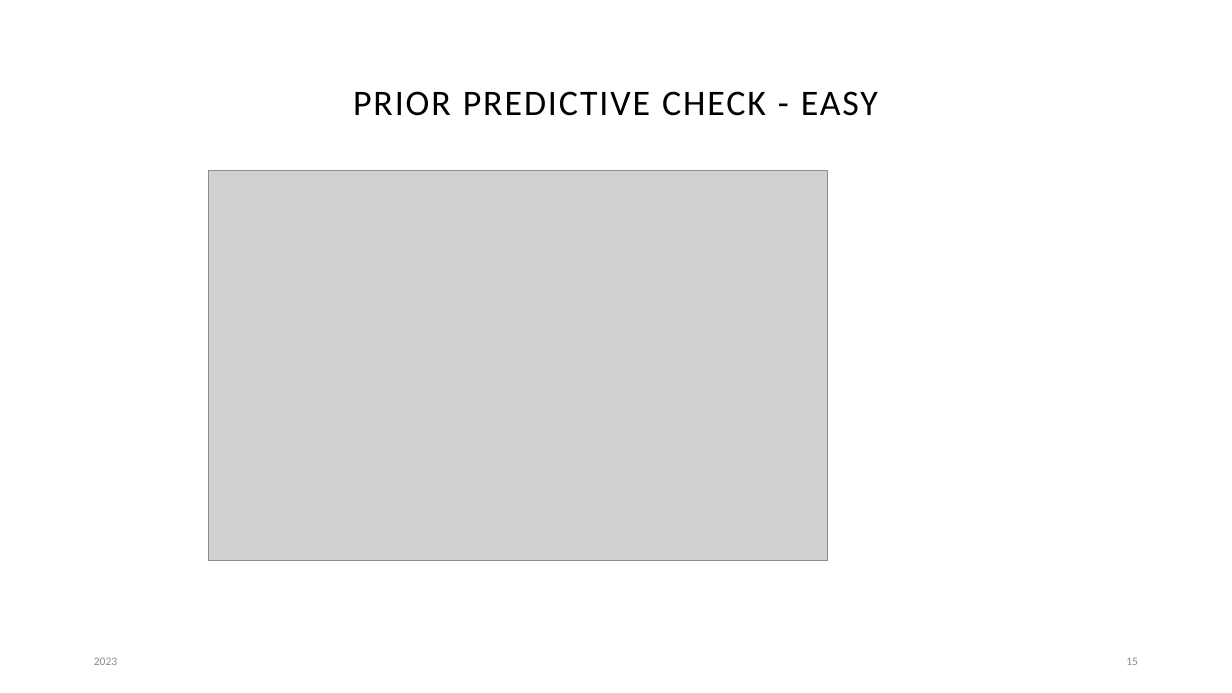
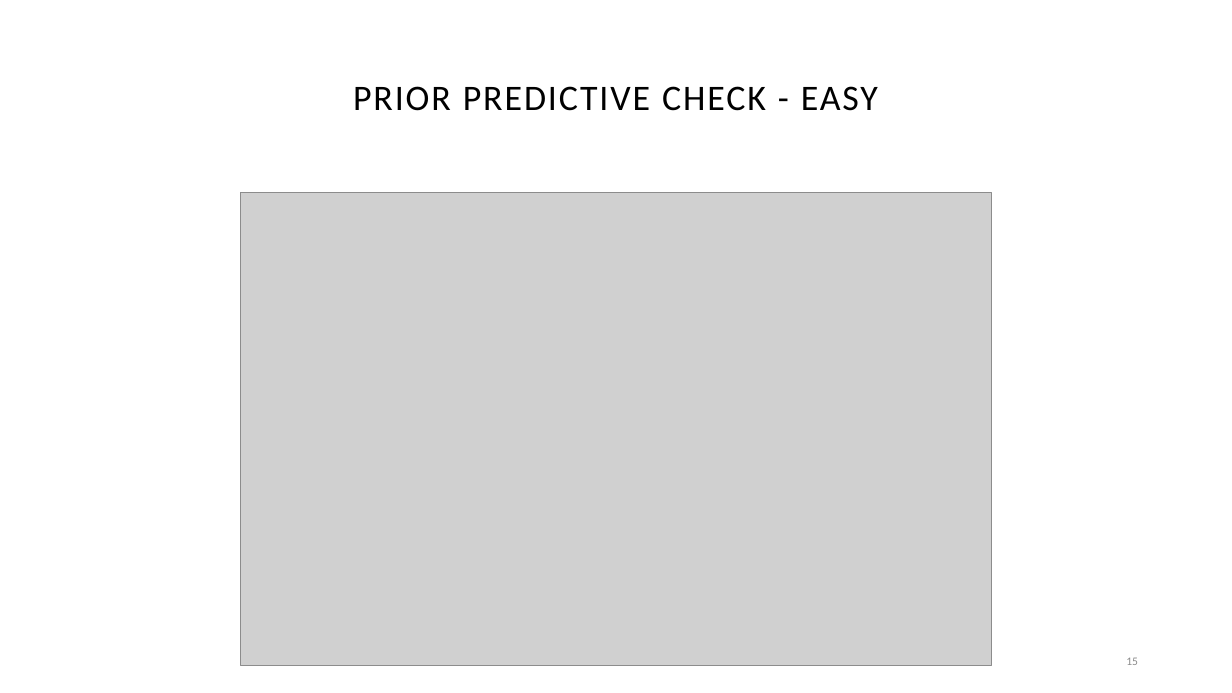
Before and after one commit to Saucedo98/examine-ez-diffusion, a slide deck: slide 15 of ezDiffusion.pptx. Drawn at 1232x693 pixels with LibreOffice and Linux fonts; fonts in the diff are those of the drawing; grey boxes stand for pictures. Boxes give left, top, right and bottom in pixels: in the first picture for what was removed or moved away, otherwise in the second. Text is boxed around its words. In the diff, an @@ line names an element or a change of style, - is before the commit and + after.

```diff
--- a/ezDiffusion.pptx
+++ b/ezDiffusion.pptx
@@ title "PRIOR PREDICTIVE CHECK - EASY": place and size @@
-title "PRIOR PREDICTIVE CHECK - EASY" at <box>353,91,878,116</box>
+title "PRIOR PREDICTIVE CHECK - EASY" at <box>353,86,878,111</box>
@@ picture: place and size @@
-picture at <box>209,171,828,561</box>
+picture at <box>240,192,991,665</box>
@@ text removed at <box>94,657,117,665</box> @@
-2023
```
Also in this commit, not shown: 19 other slides changed, 20 other files.
